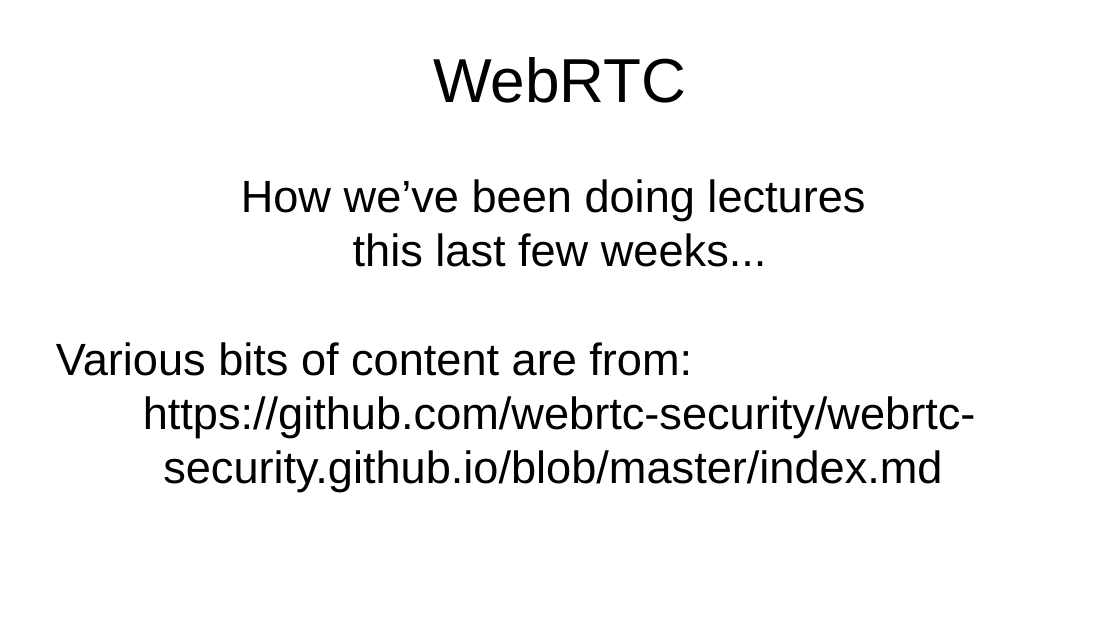
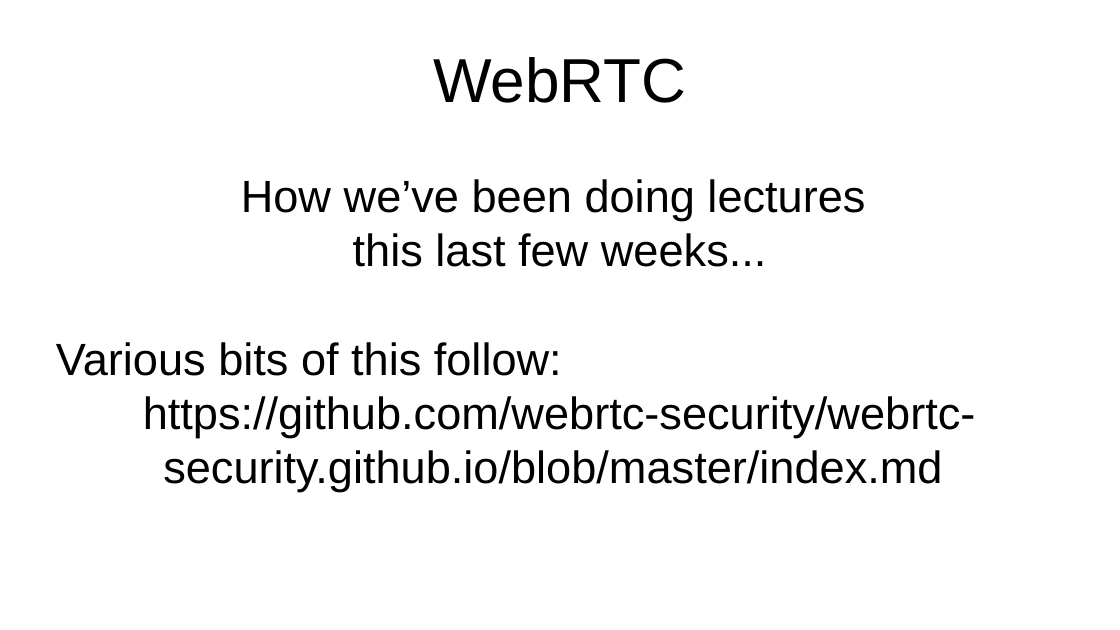
Before and after one commit to sftcd/cs7053, a slide deck: slide 1 of 2016lectures/12-webrtc.odp. Drawn at 1120x630 pixels with LibreOffice and Linux fonts; fonts in the diff are those of the drawing. Boxes give left, top, right and bottom in pixels: in the first picture for what was removed or moved away, otherwise in the second. Text is boxed around its words. In the diff, an @@ line names an element or a change of style, - is before the commit and + after.

```diff
--- a/2016lectures/12-webrtc.odp
+++ b/2016lectures/12-webrtc.odp
@@ subtitle at (x1=56, y1=342, x2=562, y2=376): text changed @@
-Various bits of content are from:
+Various bits of this follow:
```
Also in this commit, not shown: 3 other slides changed, 3 slides added, 3 other files.
